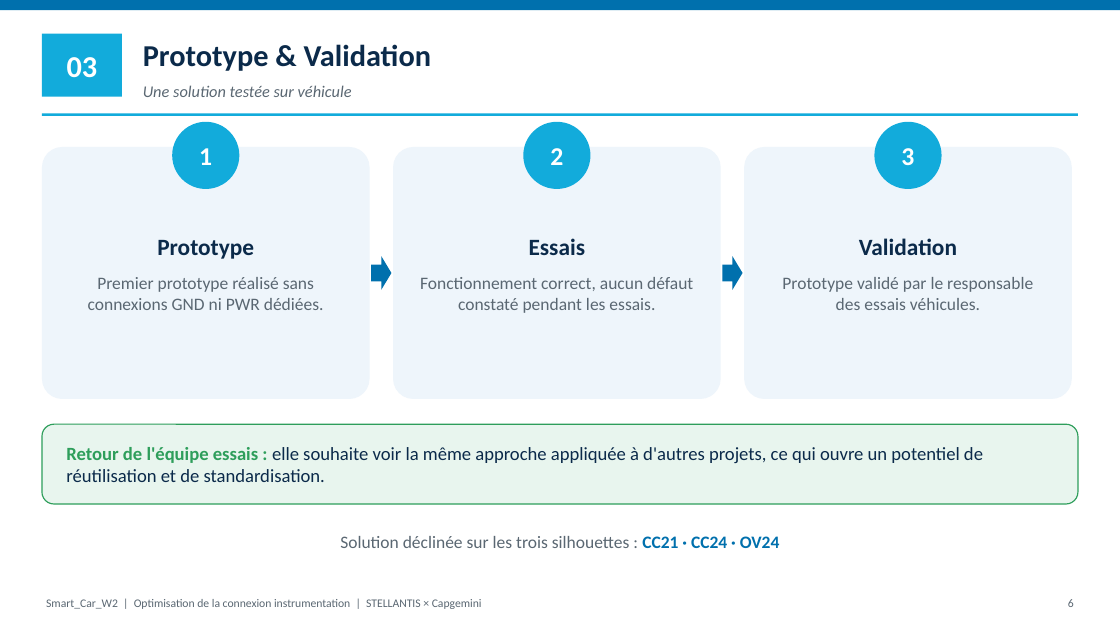
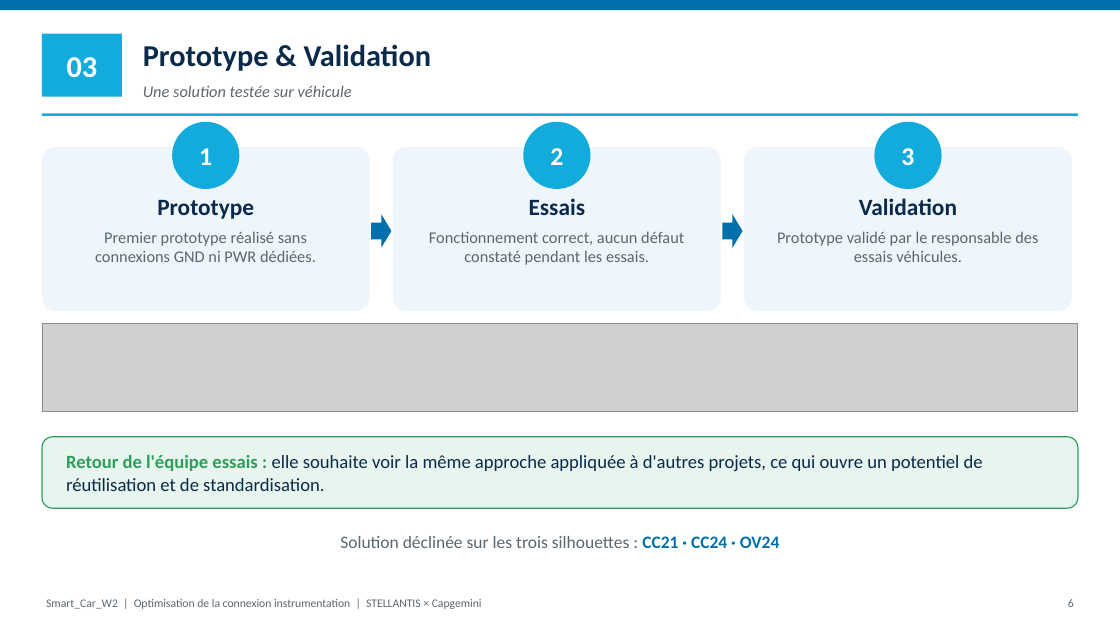
Before and after one commit to OUBELLA22/PRESENTATION-PROP-EMP, a slide deck: slide 6 of Smart_Car_W2_Instrumentation.pptx. Drawn at 1120x630 pixels with LibreOffice and Linux fonts; fonts in the diff are those of the drawing; grey boxes stand for pictures. Boxes give left, top, right and bottom in pixels: in the first picture for what was removed or moved away, otherwise in the second. Text is boxed around its words. In the diff, an @@ line names an element or a change of style, - is before the commit and + after.

Commit message:
Add generated illustrations to title, prototype and closing slides

```diff
--- a/Smart_Car_W2_Instrumentation.pptx
+++ b/Smart_Car_W2_Instrumentation.pptx
@@ rounded rectangle "Prototype": place and size @@
-rounded rectangle "Prototype" at bbox=[42, 147, 370, 399]
+rounded rectangle "Prototype" at bbox=[42, 147, 370, 311]
@@ rounded rectangle "Essais": place and size @@
-rounded rectangle "Essais" at bbox=[393, 147, 721, 399]
+rounded rectangle "Essais" at bbox=[393, 147, 721, 311]
@@ rounded rectangle "Validation": place and size @@
-rounded rectangle "Validation" at bbox=[744, 147, 1072, 399]
+rounded rectangle "Validation" at bbox=[744, 147, 1072, 311]
@@ text in rounded rectangle at bbox=[95, 231, 316, 262]: size 15 to 14 pt in "Premier prototype réalisé sans connexions GND ni ..."; less space between paragraphs @@
@@ right arrow: place and size @@
-right arrow at bbox=[371, 256, 392, 290]
+right arrow at bbox=[371, 214, 392, 248]
@@ text in rounded rectangle at bbox=[429, 231, 684, 265]: size 15 to 14 pt; less space between paragraphs @@
@@ right arrow: place and size @@
-right arrow at bbox=[723, 256, 743, 290]
+right arrow at bbox=[723, 214, 743, 248]
@@ text in rounded rectangle at bbox=[777, 231, 1038, 262]: size 15 to 14 pt in "Prototype validé par le responsable des essais ..."; less space between paragraphs @@
@@ picture added at bbox=[42, 323, 1078, 412] @@
@@ rounded rectangle "Retour de l'équipe essais : ...": place and size @@
-rounded rectangle "Retour de l'équipe essais : ..." at bbox=[42, 424, 1078, 504]
+rounded rectangle "Retour de l'équipe essais : ..." at bbox=[42, 437, 1078, 508]
```
Also in this commit, not shown: 2 other slides changed, 5 other files.
